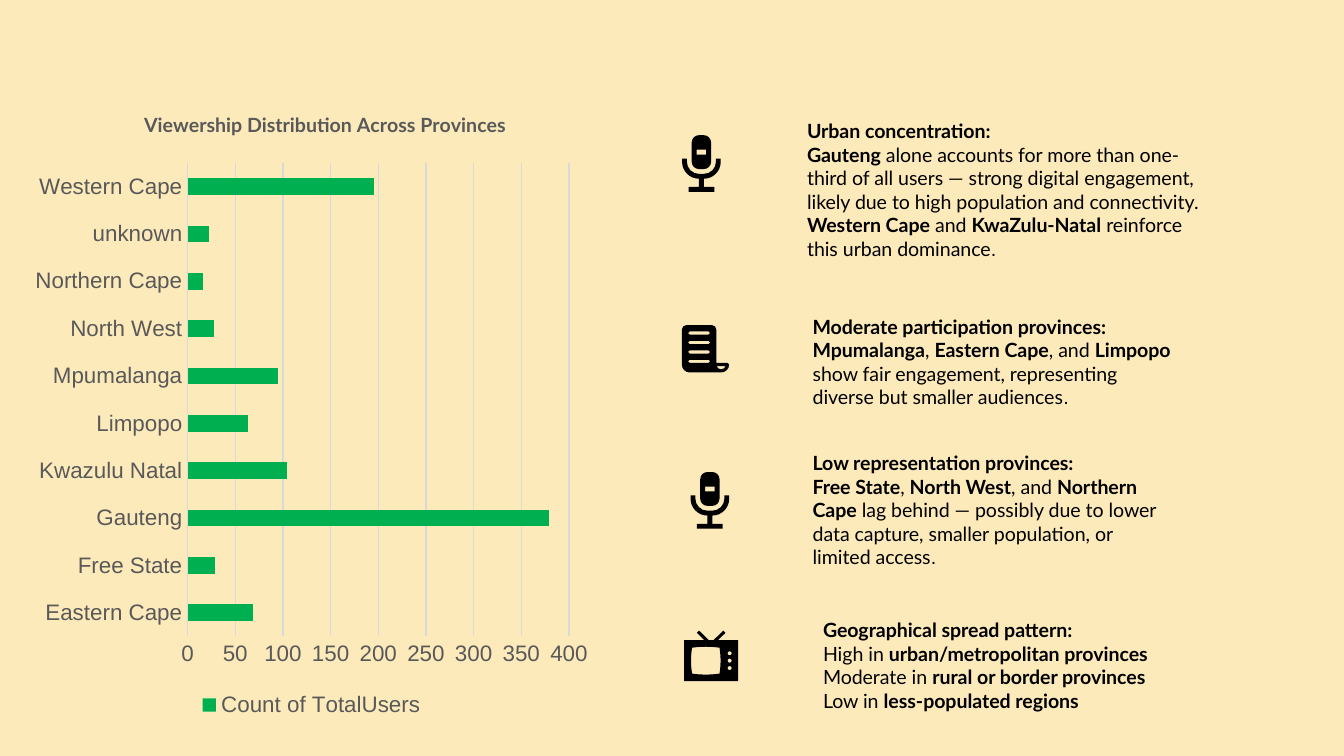
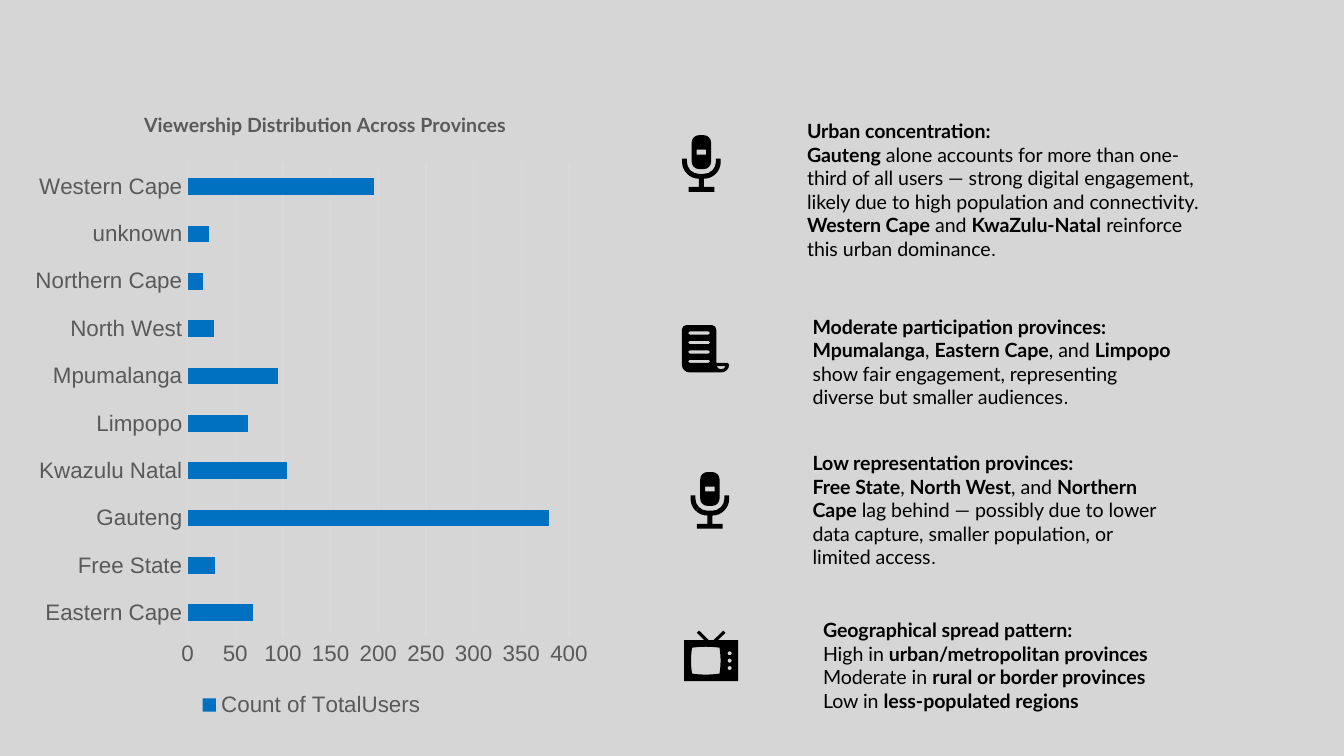
Before and after one commit to Lihle830/BTV-Subscriber-Base-Analysis, a slide deck: slide 3 of Presentation deck/Slides Presantation Btv.pptx. Drawn at 1344x756 pixels with LibreOffice and Linux fonts; fonts in the diff are those of the drawing. Boxes give left, top, right and bottom in pixels: in the first picture for what was removed or moved away, otherwise in the second. Text is boxed around its words. In the diff, an @@ line names an element or a change of style, - is before the commit and + after.

```diff
--- a/Presentation deck/Slides Presantation Btv.pptx
+++ b/Presentation deck/Slides Presantation Btv.pptx
@@ background #FDEABB to #D6D6D6 @@
@@ bar chart at [24, 95, 599, 723] @@
@@ colour of Count of TotalUsers #00B050 to #0070C0 @@
```
Also in this commit, not shown: 10 other slides changed.
